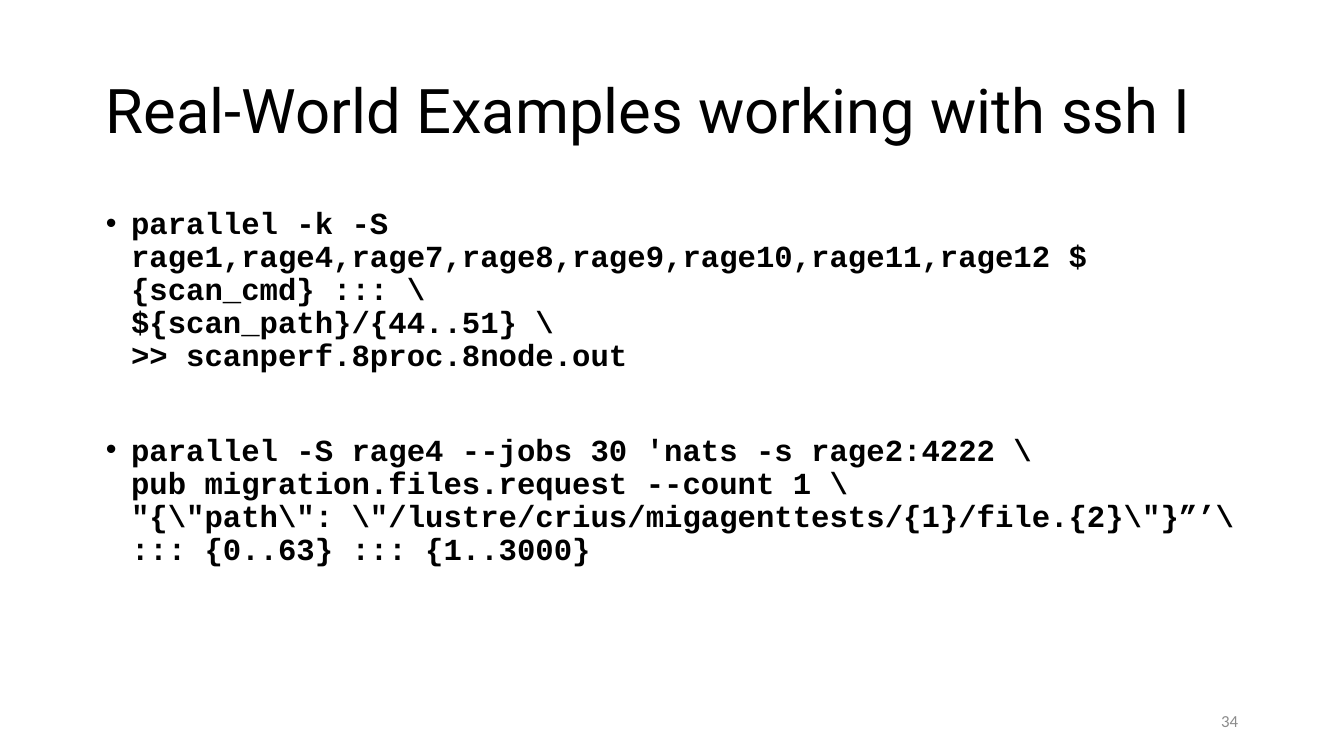
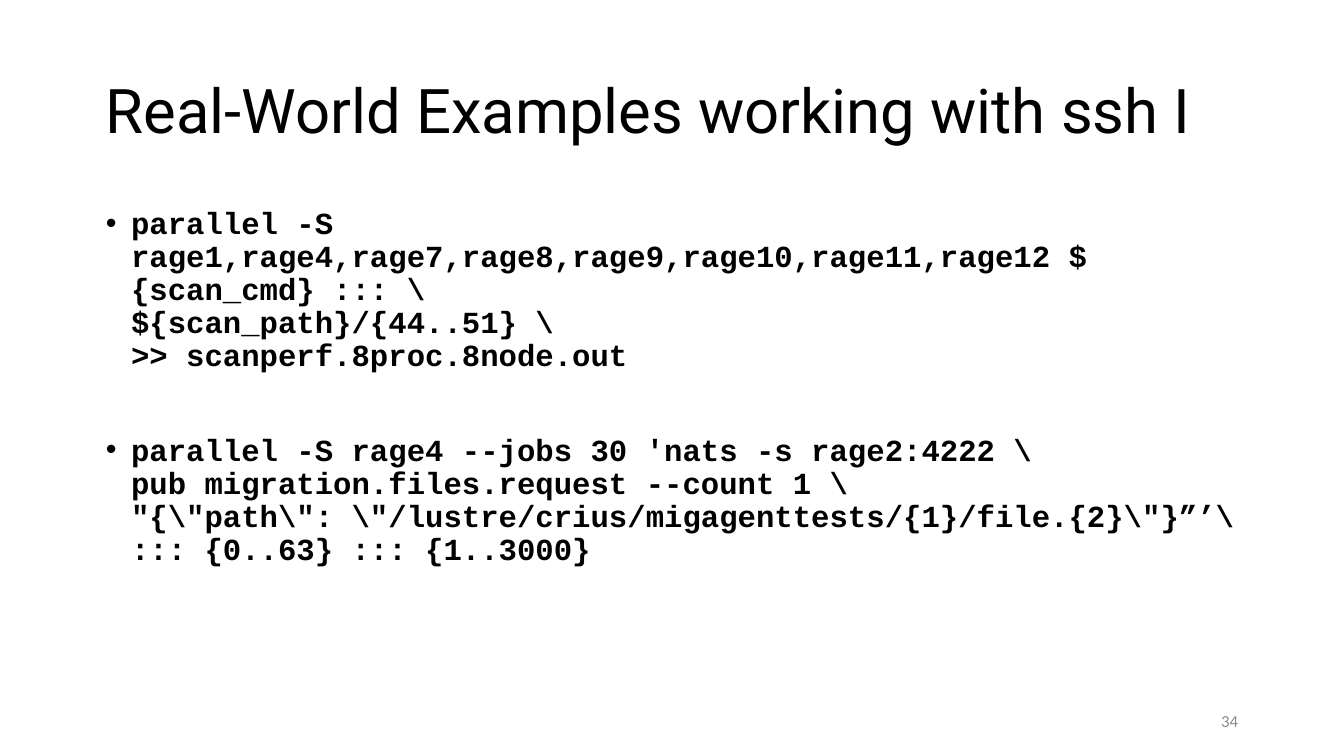
Before and after one commit to ketancmaheshwari/escience23tut, a slide deck: slide 34 of gnu-parallel-tutorial.pptx. Drawn at 1344x756 pixels with LibreOffice and Linux fonts; fonts in the diff are those of the drawing. Boxes give left, top, right and bottom in pixels: in the first picture for what was removed or moved away, otherwise in the second. Text is boxed around its words. In the diff, an @@ line names an element or a change of style, - is before the commit and + after.

```diff
--- a/gnu-parallel-tutorial.pptx
+++ b/gnu-parallel-tutorial.pptx
@@ text at (x1=131, y1=212, x2=1050, y2=373): text changed @@
-• parallel -k -S rage1,rage4,rage7,rage8,rage9,rage10,rage11,rage12 ${scan_cmd} ::: \
-  ${scan_path}/{44..51} \
-  >> scanperf.8proc.8node.out
+• parallel -S rage1,rage4,rage7,rage8,rage9,rage10,rage11,rage12 ${scan_cmd} ::: \
+  ${scan_path}/{44..51} \
+  >> scanperf.8proc.8node.out
```
Also in this commit, not shown: 27 other slides changed, 1 other file.
